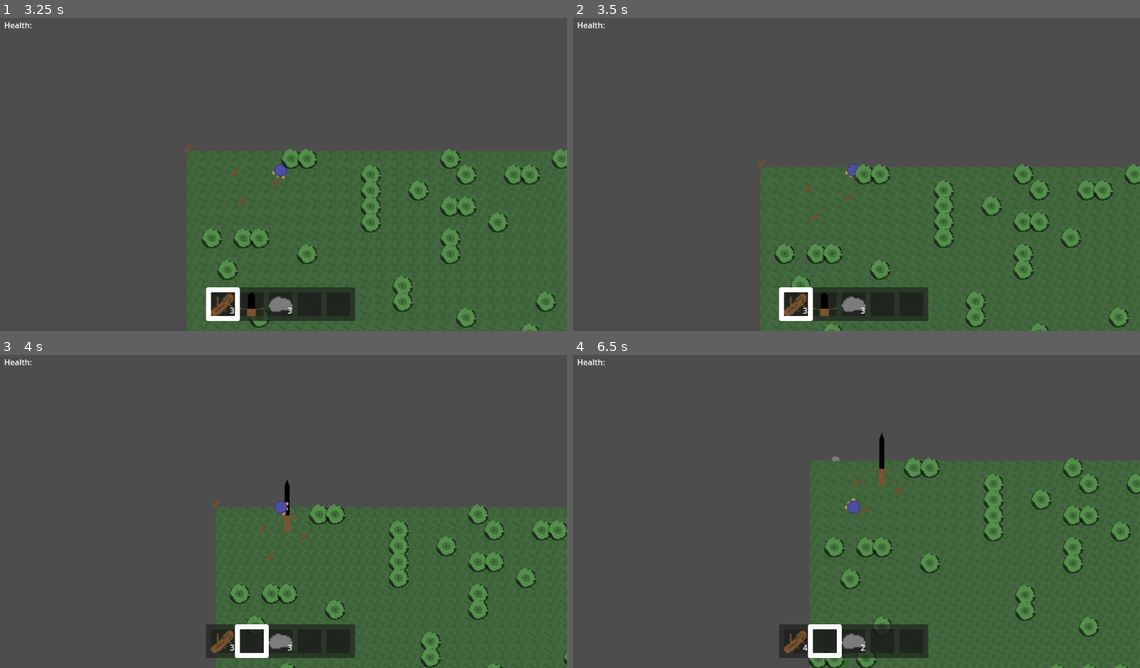
Above: before the commit, frames 1-4 (two rows, left to right).
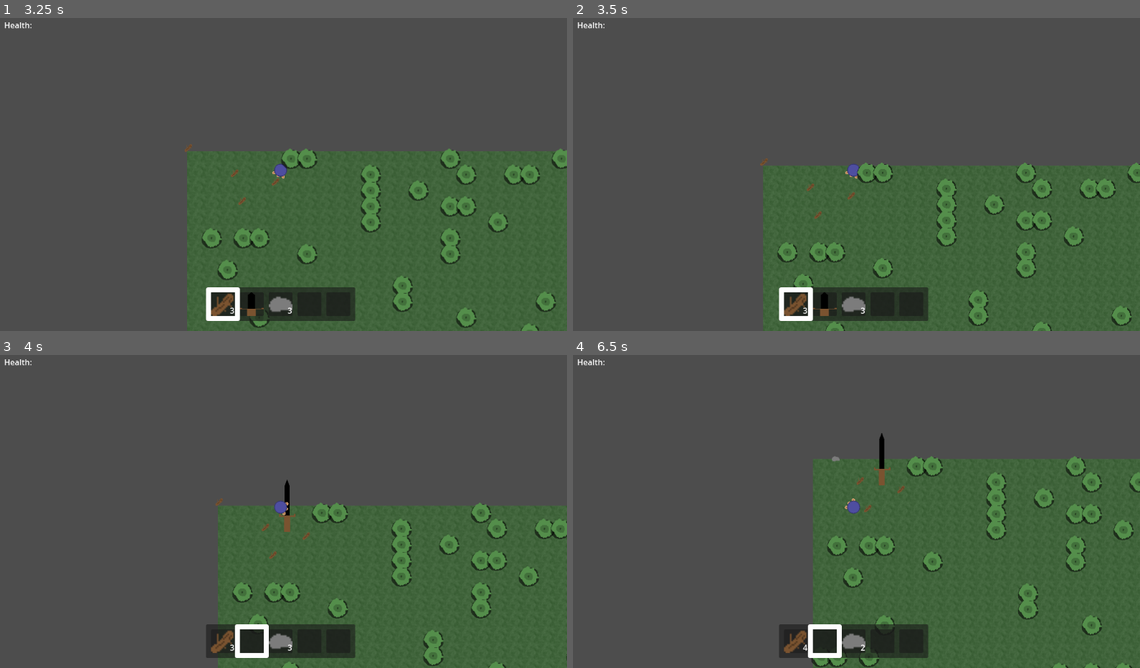
Above: after the commit, the same moments.

Repository: artmouse155/lets_survive
Game: Godot game, scene res://Scenes/WorldTest.tscn
Two runs of this game, one before a commit and one after it. Both use one fixed random seed, a clock stepped at 60 frames per second and the inputs below.
Inputs (mouse positions are in pixels of both pictures, inside the frame that each line leads up to):
- Up to frame 1 (3.25 s): tap Enter at 0.5 s; hold D (right) 0.53-1.28 s; tap X (drop) at 0.6, 1.55, 2.1, 3.05 s; click (277, 171) at 0.67 s; move the mouse to (164, 187) at 1.27 s; hold S (down) 1.28-2.03 s; click (164, 187) at 1.35 s; move the mouse to (340, 99) at 2.02 s; hold D (right) 2.03-2.78 s; move the mouse to (249, 233) at 2.77 s; hold W (up) from 2.78 s (still down); tap 1 (select_0) at 2.85 s; click (249, 233) at 2.92 s
- Up to frame 2 (3.5 s): keep holding W (up)
- Up to frame 3 (4 s): move the mouse to (453, 555) at 3.52 s; release W (up) at 3.53 s; hold A (left) from 3.53 s (still down); tap 2 (select_1) at 3.6 s; tap X (drop) at 3.8 s
- Up to frame 4 (6.5 s): move the mouse to (680, 458) at 4.27 s; tap Mouse wheel down (select_next) at 4.35 s; tap X (drop) at 4.55, 5.3, 5.85 s; move the mouse to (884, 508) at 5.02 s; release A (left) at 5.03 s; hold S (down) 5.03-5.78 s; tap Mouse wheel up (select_prev) at 5.1 s; click (884, 508) at 5.17 s; move the mouse to (765, 426) at 5.77 s; hold D (right) from 5.78 s (still down)

Frame 1 is identical in both runs. In frame 2, 3.0% of the frame differs, in the area x 32-100%, y 44-100%; in frame 3, 2.7%; in frame 4, 3.0%.

Commit message:
✨(brain entity) inherits character2D for collision!

Diff:
--- a/Scenes/EntityModel/PersonEntity.tscn
+++ b/Scenes/EntityModel/PersonEntity.tscn
@@ -258,12 +258,12 @@
 
 [sub_resource type="CircleShape2D" id="CircleShape2D_ckagm"]
 
-[node name="PersonEntity" type="Area2D" node_paths=PackedStringArray("melee_radius", "_tool_sprite", "hitBox", "hurtBox")]
+[node name="PersonEntity" type="CharacterBody2D" node_paths=PackedStringArray("melee_radius", "_tool_sprite", "hitBox")]
+input_pickable = true
 script = ExtResource("1_vm3h2")
 melee_radius = NodePath("MeleeRadius")
 _tool_sprite = NodePath("Body/ArmR/HandR/Tool")
 hitBox = NodePath("MeleeRadius")
-hurtBox = NodePath(".")
 metadata/_custom_type_script = "uid://bqvhs7u5b5bxs"
 
 [node name="Body" type="Sprite2D" parent="."]
--- a/Scripts/EntityModel/brain_entity.gd
+++ b/Scripts/EntityModel/brain_entity.gd
@@ -1,6 +1,7 @@
 @abstract
-class_name BrainEntity extends Entity
+class_name BrainEntity extends CharacterBody2D
 
+signal world_item_dropped(sender : Node2D, item : Item, cooldown: float)
 signal health_updated(health : float)
 
 @export var max_health : float = 100.0
@@ -12,10 +13,13 @@
 @export var hitBox : Area2D
 
 ## Area of which points count for other attacks hitting this BrainEntity.
-@export var hurtBox : Area2D = self
+@export var hurtBox : Area2D
 
 @abstract
 func _connect_to_brain() -> void
+
+func _physics_process(_delta: float) -> void:
+	move_and_slide()
 
 func take_damage(damage : float):
 	health -= damage
--- a/Scripts/EntityModel/person_entity.gd
+++ b/Scripts/EntityModel/person_entity.gd
@@ -13,8 +13,6 @@
 var _selected_index : int = 0
 
 enum ANIMATIONS {IDLE, PUNCH, SWING}
-
-var velocity = Vector2.ZERO
 
 @export var anim_state : ANIMATIONS = ANIMATIONS.IDLE
 @export var _tool_state : Item.TOOL_TYPE = Item.TOOL_TYPE.FISTS
@@ -50,10 +48,6 @@
 
 func _emit_inventory_updated() -> void:
 	inventory_updated.emit(_inventory)
-
-func _physics_process(delta: float) -> void:
-	# TODO: Make this more robust
-	position += velocity * delta
 
 
 func _on_movement_vector(movement_vector : Vector2) -> void:
--- a/Scripts/tree.tscn
+++ b/Scripts/tree.tscn
@@ -11,8 +11,8 @@
 sprite = NodePath("Sprite2D")
 metadata/_custom_type_script = "uid://dhej6pd0sfvi2"
 
+[node name="Sprite2D" type="Sprite2D" parent="."]
+texture = ExtResource("1_pyekw")
+
 [node name="CollisionShape2D" type="CollisionShape2D" parent="."]
 shape = SubResource("CircleShape2D_6tccs")
-
-[node name="Sprite2D" type="Sprite2D" parent="."]
-texture = ExtResource("1_pyekw")
